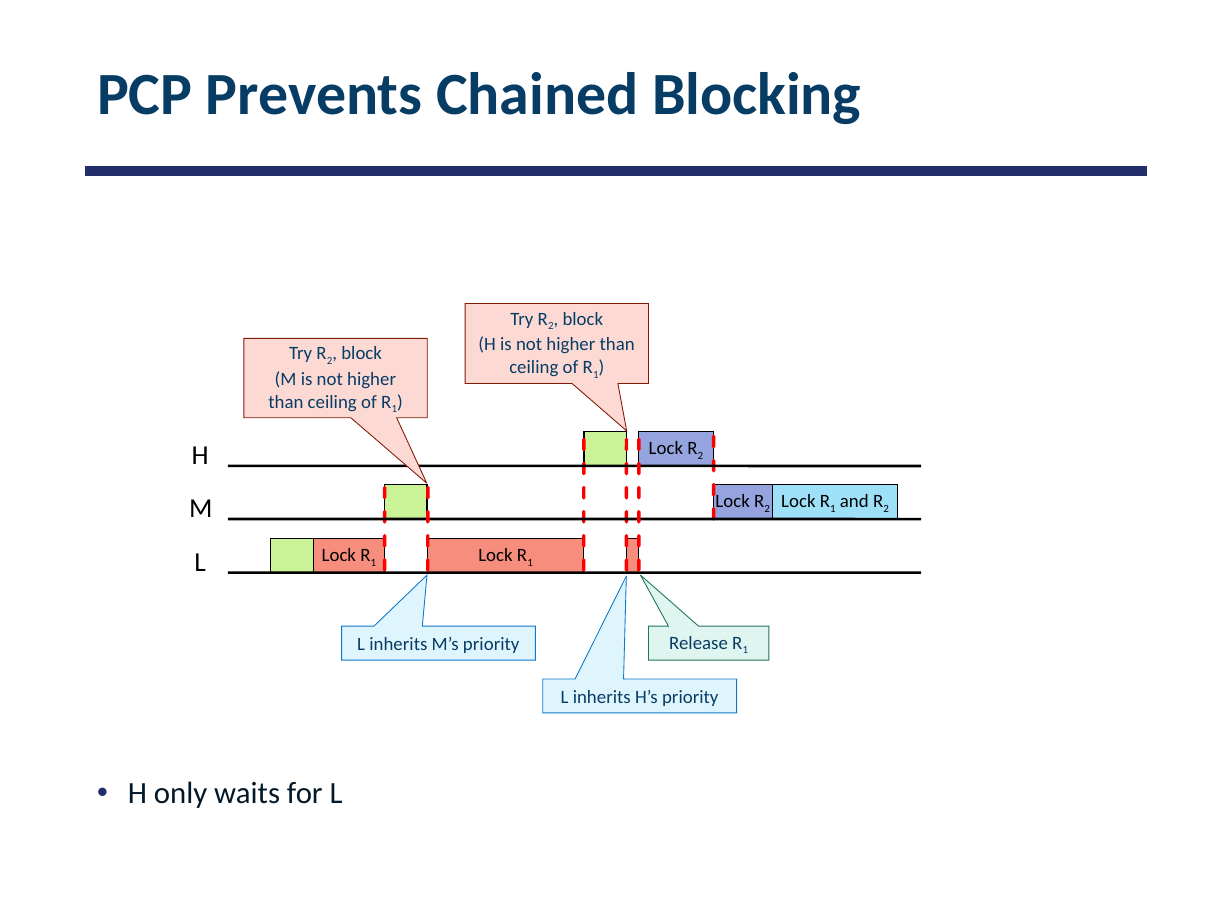
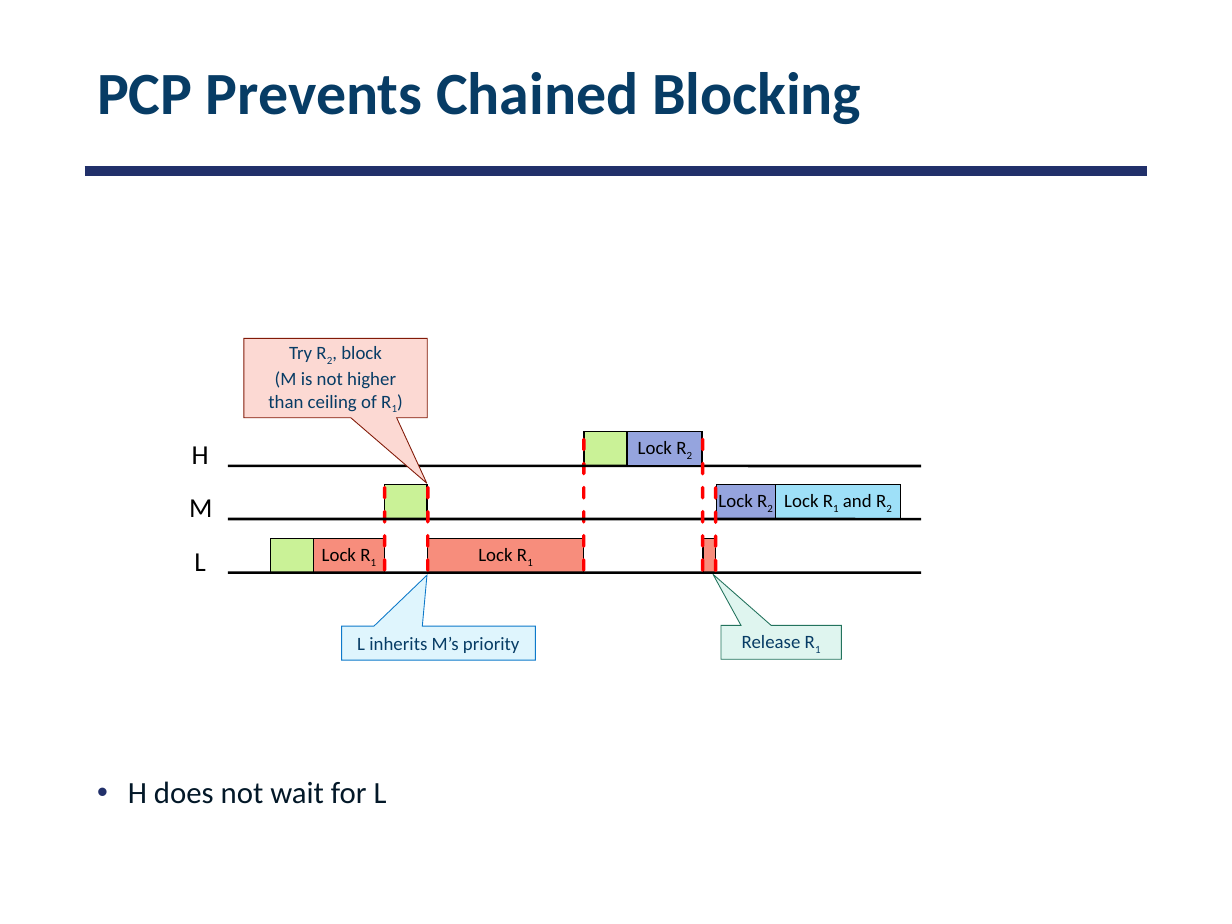
Before and after one commit to smajidzahedi/ECE350, a slide deck: slide 34 of Lectures/06-realtime.pptx. Drawn at 1232x924 pixels with LibreOffice and Linux fonts; fonts in the diff are those of the drawing. Boxes give left, top, right and bottom in pixels: in the first picture for what was removed or moved away, otherwise in the second. Text is boxed around its words. In the diff, an @@ line names an element or a change of style, - is before the commit and + after.

Commit message:
fixed PCP Prevents CB slide

```diff
--- a/Lectures/06-realtime.pptx
+++ b/Lectures/06-realtime.pptx
@@ speech box removed at [466, 303, 649, 383] @@
-Try R2, block
-(H is not higher than ceiling of R1)
@@ line removed from (626, 570) to (626, 431) @@
@@ rectangle "Lock R2": place and size @@
-rectangle "Lock R2" at [639, 431, 713, 466]
+rectangle "Lock R2" at [628, 431, 702, 466]
@@ line moved from (713, 519) - (713, 431) to (702, 570) - (702, 431) @@
@@ line moved from (639, 570) - (639, 431) to (716, 570) - (716, 480) @@
@@ rectangle: place and size @@
-rectangle at [627, 538, 639, 573]
+rectangle at [703, 538, 716, 573]
@@ speech box "Release R1": place and size @@
-speech box "Release R1" at [648, 626, 769, 660]
+speech box "Release R1" at [721, 626, 841, 660]
@@ speech box removed at [543, 679, 737, 713] @@
-L inherits H’s priority
@@ text at [128, 781, 387, 804]: text changed @@
-• H only waits for L
+• H does not wait for L
```
Also in this commit, not shown: 1 other slide changed, 1 other file.
